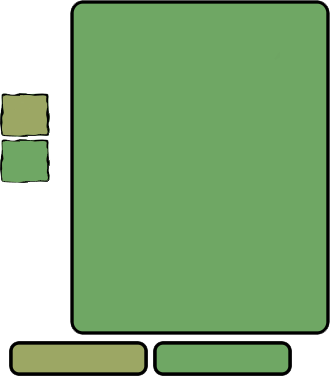
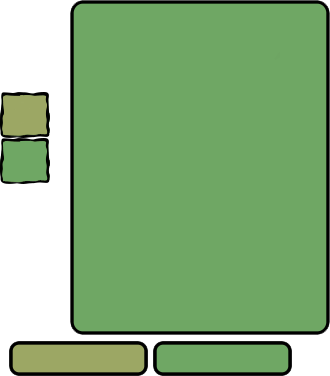
The second 330 × 376 image is a revision of the first. Changes to its layers:
added layer "Shape 3 copy" above "Shape 3" over box(0, 138, 50, 184)
added layer "Shape 3" above "Layer 0" over box(0, 92, 50, 138)
